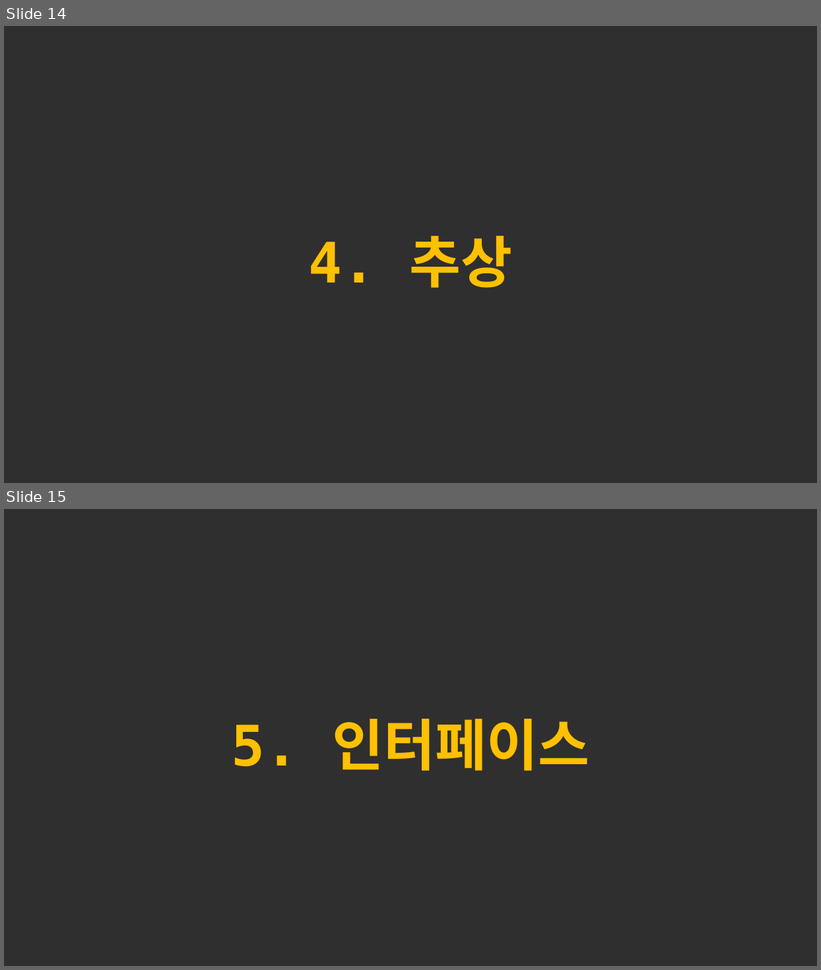
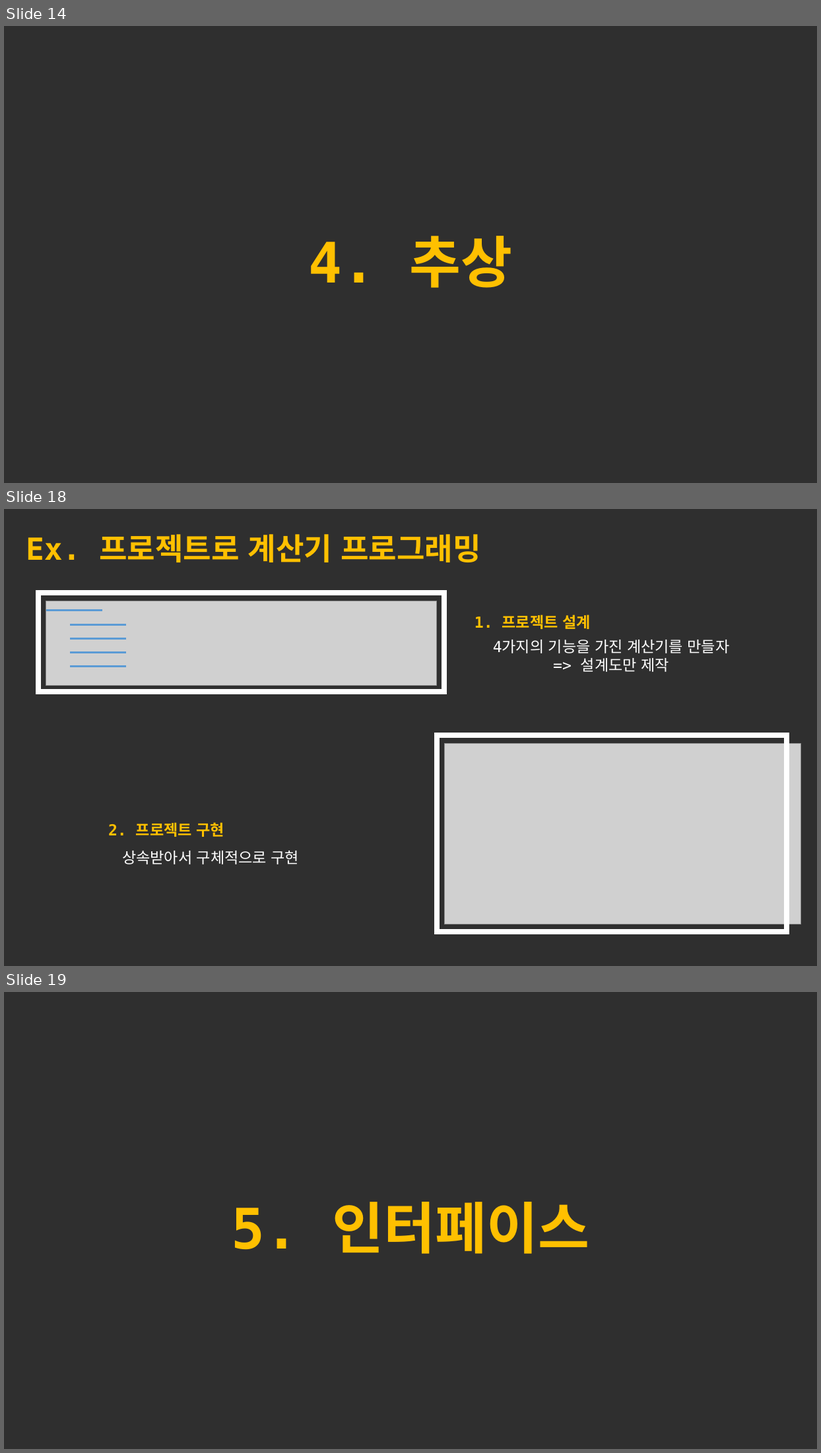
Before and after one commit to forwdevel/Full-Stack, a slide deck: 객체이론정리_2.pptx. Shown one above the other, each under a label of ours: slides 14 and 15 before the commit, slides 14, 18 and 19 after it; the slides between them are not shown. The pictures are 821x970 and 821x1453 pixels, drawn with LibreOffice and Linux fonts; fonts in the diff are those of the drawing; grey boxes stand for pictures. Boxes give left, top, right and bottom in pixels: in the first picture for what was removed or moved away, otherwise in the second. Text is boxed around its words. In the diff, an @@ line names an element or a change of style, - is before the commit and + after.

```diff
--- a/객체이론정리_2.pptx
+++ b/객체이론정리_2.pptx
@@ slide 18 added at bbox=[4, 509, 817, 966], background #2F2F2F @@
@@ text added at bbox=[26, 534, 481, 562], 36 pt, text #FFC000, bold @@
+Ex. 프로젝트로 계산기 프로그래밍
@@ rectangle added at bbox=[39, 593, 445, 692], outline #FFFFFF 6 pt @@
@@ picture added at bbox=[46, 601, 437, 686] @@
@@ line added from (46, 611) to (102, 611), #5B9BD5 2.25 pt @@
@@ line added from (71, 625) to (127, 625), #5B9BD5 2.25 pt @@
@@ text added at bbox=[475, 615, 591, 629], 18 pt, text #FFC000, bold @@
+1. 프로젝트 설계
@@ line added from (71, 638) to (127, 638), #5B9BD5 2.25 pt @@
@@ text added at bbox=[493, 640, 730, 672], 18 pt, text #FFFFFF @@
+4가지의 기능을 가진 계산기를 만들자
+=> 설계도만 제작
@@ line added from (71, 653) to (127, 653), #5B9BD5 2.25 pt @@
@@ line added from (71, 666) to (127, 666), #5B9BD5 2.25 pt @@
@@ rectangle added at bbox=[437, 735, 787, 932], outline #FFFFFF 6 pt @@
@@ picture added at bbox=[444, 744, 801, 925] @@
@@ text added at bbox=[108, 823, 224, 837], 18 pt, text #FFC000, bold @@
+2. 프로젝트 구현
@@ text added at bbox=[122, 851, 300, 865], 18 pt, text #FFFFFF @@
+상속받아서 구체적으로 구현
@@ what was slide 15 is now slide 19 @@
```
Also in this commit, not shown: 1 slide changed, 5 other slides added.
